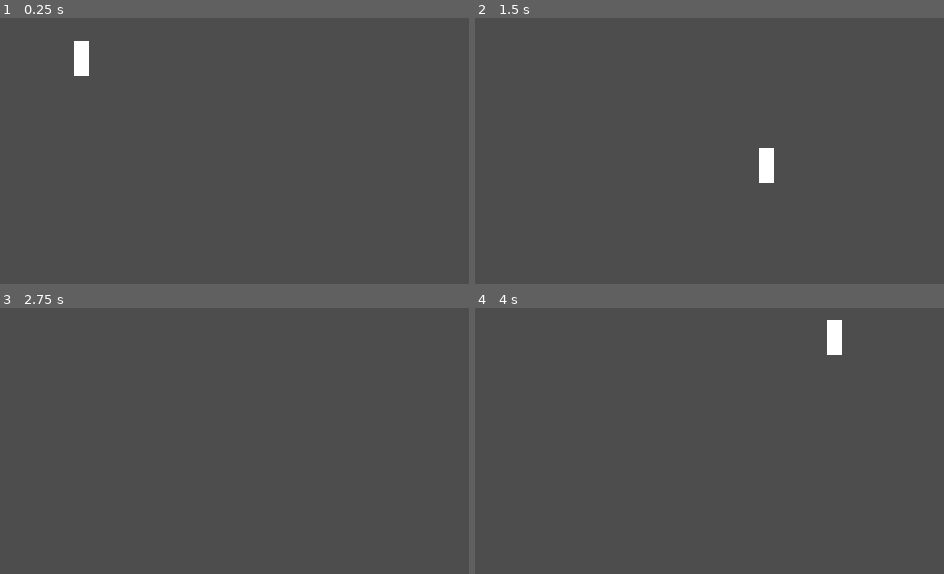
Above: before the commit, frames 1-4 (two rows, left to right).
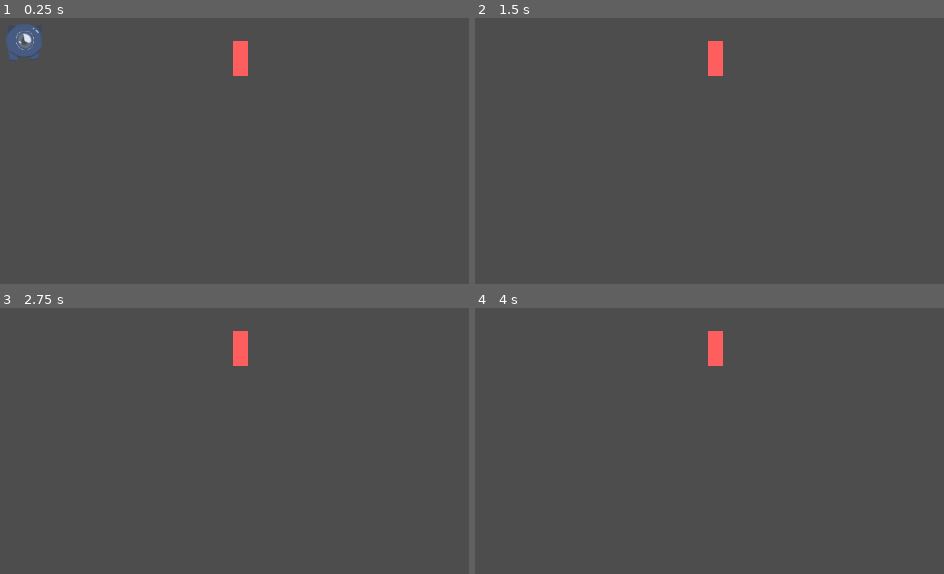
Above: after the commit, the same moments.

Repository: acropolis914/Gwizz-s-Game-Jam
Game: Godot game, scene res://Scene/main.tscn
Same seed, same stepped clock (60 frames per second), same inputs: the game is played once before the commit and once after it.
Inputs:
- Up to frame 1 (0.25 s): no input
- Up to frame 2 (1.5 s): tap Enter at 0.5 s; hold D (move_right) 0.53-1.28 s; tap Shift (dash) at 0.6, 1.35 s; hold S (move_down) from 1.28 s (still down)
- Up to frame 3 (2.75 s): release S (move_down) at 2.03 s; hold D (move_right) from 2.03 s (still down); tap Shift (dash) at 2.1 s
- Up to frame 4 (4 s): release D (move_right) at 2.78 s; hold W (move_up) 2.78-3.53 s; tap Shift (dash) at 2.85, 3.6 s; tap Space at 3.5 s; hold A (move_left) from 3.53 s (still down)

The runs differ from the first frame. In frame 1, 1.7% of the frame differs, in the area x 1-53%, y 2-22%; in frame 2, 0.8%; in frame 3, 0.4%; in frame 4, 0.8%.

Commit message:
enemy_type_1
Can kill and be killed

Diff:
--- a/Scene/enemy_type_1.tscn
+++ b/Scene/enemy_type_1.tscn
@@ -1,3 +1,25 @@
-[gd_scene format=3 uid="uid://bioel72emf3f1"]
+[gd_scene load_steps=5 format=3 uid="uid://bioel72emf3f1"]
 
-[node name="Enemy Type 1" type="CharacterBody2D"]
+[ext_resource type="Script" path="res://Scripts/enemy_type_1.gd" id="1_dhl5t"]
+[ext_resource type="Texture2D" uid="uid://ca43nx0s8p3wh" path="res://ImageAssets/White.png" id="1_gawkg"]
+[ext_resource type="Script" path="res://Scripts/Components/Enemy Death Comp.gd" id="3_ocjtw"]
+
+[sub_resource type="RectangleShape2D" id="RectangleShape2D_uod3q"]
+size = Vector2(24, 58)
+
+[node name="Enemy Type 1" type="Area2D"]
+script = ExtResource("1_dhl5t")
+
+[node name="CollisionShape2D" type="CollisionShape2D" parent="."]
+shape = SubResource("RectangleShape2D_uod3q")
+
+[node name="Sprite2D" type="Sprite2D" parent="."]
+modulate = Color(1, 0.368627, 0.368627, 1)
+scale = Vector2(0.2, 0.466667)
+texture = ExtResource("1_gawkg")
+
+[node name="Enemy Death Comp" type="Node" parent="."]
+script = ExtResource("3_ocjtw")
+
+[connection signal="area_entered" from="." to="." method="_on_area_entered"]
+[connection signal="body_entered" from="." to="Enemy Death Comp" method="_on_enemy_type_1_body_entered"]
--- a/Scene/main.tscn
+++ b/Scene/main.tscn
@@ -1,7 +1,8 @@
-[gd_scene load_steps=3 format=3 uid="uid://c4ehycwbenis3"]
+[gd_scene load_steps=4 format=3 uid="uid://c4ehycwbenis3"]
 
 [ext_resource type="Script" path="res://Scripts/Main.gd" id="1_0qhc5"]
 [ext_resource type="PackedScene" uid="uid://dwbgo21cx8lyu" path="res://Scene/player.tscn" id="2_b3uek"]
+[ext_resource type="PackedScene" uid="uid://bioel72emf3f1" path="res://Scene/enemy_type_1.tscn" id="3_3wxef"]
 
 [node name="Main" type="Node2D"]
 script = ExtResource("1_0qhc5")
@@ -9,3 +10,7 @@
 [node name="Camera2D" type="Camera2D" parent="."]
 
 [node name="Player" parent="." instance=ExtResource("2_b3uek")]
+position = Vector2(-93, -27)
+
+[node name="Enemy Type 1" parent="." instance=ExtResource("3_3wxef")]
+position = Vector2(253, 0)
--- a/Scene/player.tscn
+++ b/Scene/player.tscn
@@ -1,10 +1,13 @@
-[gd_scene load_steps=4 format=3 uid="uid://dwbgo21cx8lyu"]
+[gd_scene load_steps=5 format=3 uid="uid://dwbgo21cx8lyu"]
 
 [ext_resource type="Script" path="res://Scripts/Player.gd" id="1_1fjau"]
-[ext_resource type="Texture2D" uid="uid://ca43nx0s8p3wh" path="res://Art/White.png" id="2_nrwsy"]
+[ext_resource type="Texture2D" uid="uid://cqx0p8hxa6pj1" path="res://ImageAssets/player_programmerart_64.png" id="2_6ddoa"]
 
 [sub_resource type="RectangleShape2D" id="RectangleShape2D_5w6aj"]
-size = Vector2(24, 58)
+size = Vector2(54, 58)
+
+[sub_resource type="RectangleShape2D" id="RectangleShape2D_4yka8"]
+size = Vector2(62, 62)
 
 [node name="Player" type="CharacterBody2D"]
 script = ExtResource("1_1fjau")
@@ -13,5 +16,9 @@
 shape = SubResource("RectangleShape2D_5w6aj")
 
 [node name="Sprite2D" type="Sprite2D" parent="."]
-scale = Vector2(0.2, 0.466667)
-texture = ExtResource("2_nrwsy")
+texture = ExtResource("2_6ddoa")
+
+[node name="Killer Area" type="Area2D" parent="." groups=["player_attack"]]
+
+[node name="CollisionShape2D" type="CollisionShape2D" parent="Killer Area"]
+shape = SubResource("RectangleShape2D_4yka8")
--- /dev/null
+++ b/Scripts/Components/Enemy Death Comp.gd
@@ -0,0 +1,4 @@
+extends Node
+
+func _on_enemy_type_1_body_entered(body):
+	body.queue_free()
--- a/Scripts/Player.gd
+++ b/Scripts/Player.gd
@@ -1,18 +1,24 @@
 extends CharacterBody2D
 
 @export var speed = 300
+@onready var killer_area = $"Killer Area/CollisionShape2D"
+
+func _ready():
+	killer_area.disabled = true
 
 func for_movement():
 	var input_direction = Input.get_vector("move_left", "move_right", "move_up", "move_down")
 	velocity = input_direction * speed
 
-func for_dash():
+func for_dash_and_kill():
 	if Input.is_action_just_pressed("dash"):
 		speed = 1400
+		killer_area.disabled = false
 		await get_tree().create_timer(0.1).timeout
 		speed = 300
+		killer_area.disabled = true
 
-func _physics_process(delta):
+func _physics_process(_delta):
 	for_movement()
-	for_dash()
+	for_dash_and_kill()
 	move_and_slide()
--- /dev/null
+++ b/Scripts/enemy_type_1.gd
@@ -0,0 +1,4 @@
+extends Area2D
+
+func _on_area_entered(area):
+	queue_free()
Renamed: Art/White.png -> ImageAssets/White.png
Not shown, changed: ImageAssets/White.png.import
